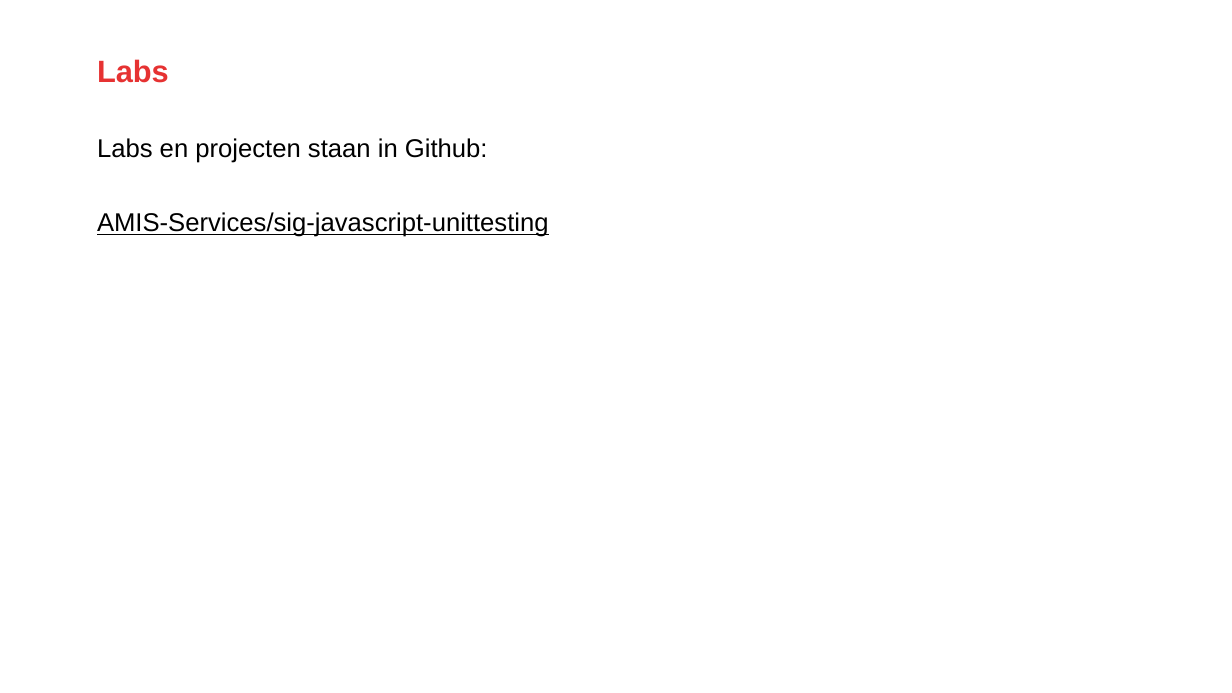
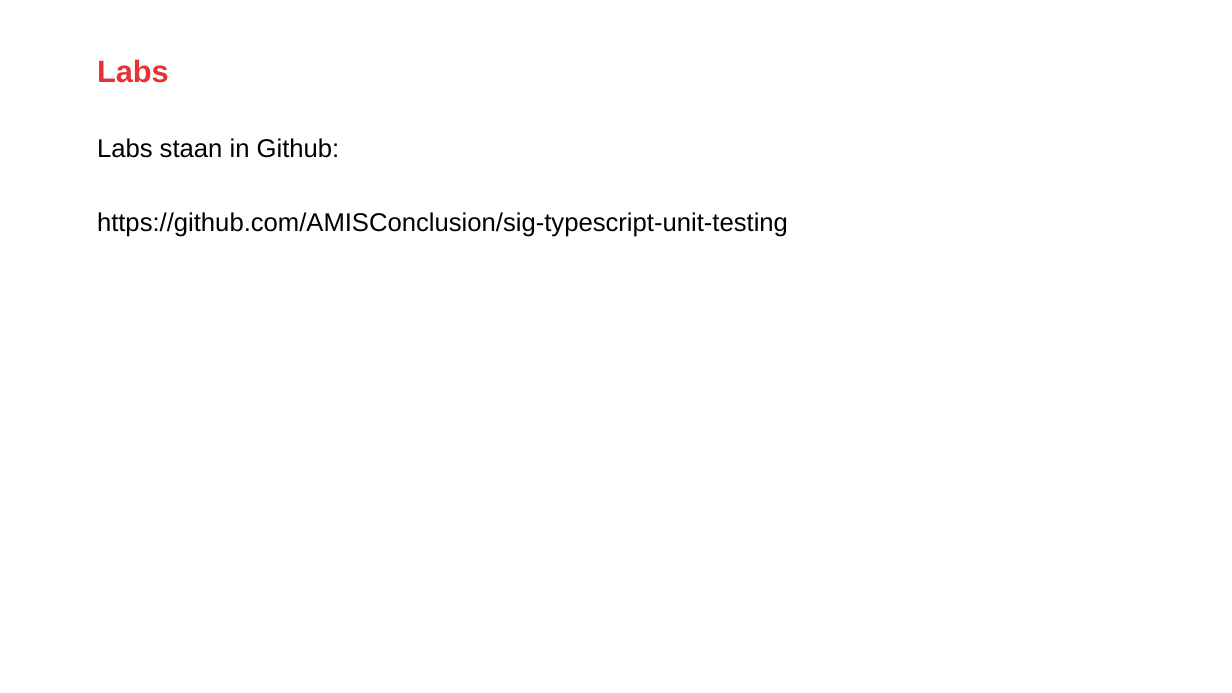
Before and after one commit to AMISConclusion/sig-typescript-unit-testing, a slide deck: slide 45 of typescript_unit_testing_with_vitest.pptx. Drawn at 1232x693 pixels with LibreOffice and Linux fonts; fonts in the diff are those of the drawing; background and template pictures are left out. Boxes give left, top, right and bottom in pixels: in the first picture for what was removed or moved away, otherwise in the second. Text is boxed around its words. In the diff, an @@ line names an element or a change of style, - is before the commit and + after.

```diff
--- a/typescript_unit_testing_with_vitest.pptx
+++ b/typescript_unit_testing_with_vitest.pptx
@@ text at <box>97,138,788,237</box>: text changed @@
-Labs en projecten staan in Github:
-AMIS-Services/sig-javascript-unittesting
+Labs staan in Github:
+https://github.com/AMISConclusion/sig-typescript-unit-testing
```
Also in this commit, not shown: 20 other files.
